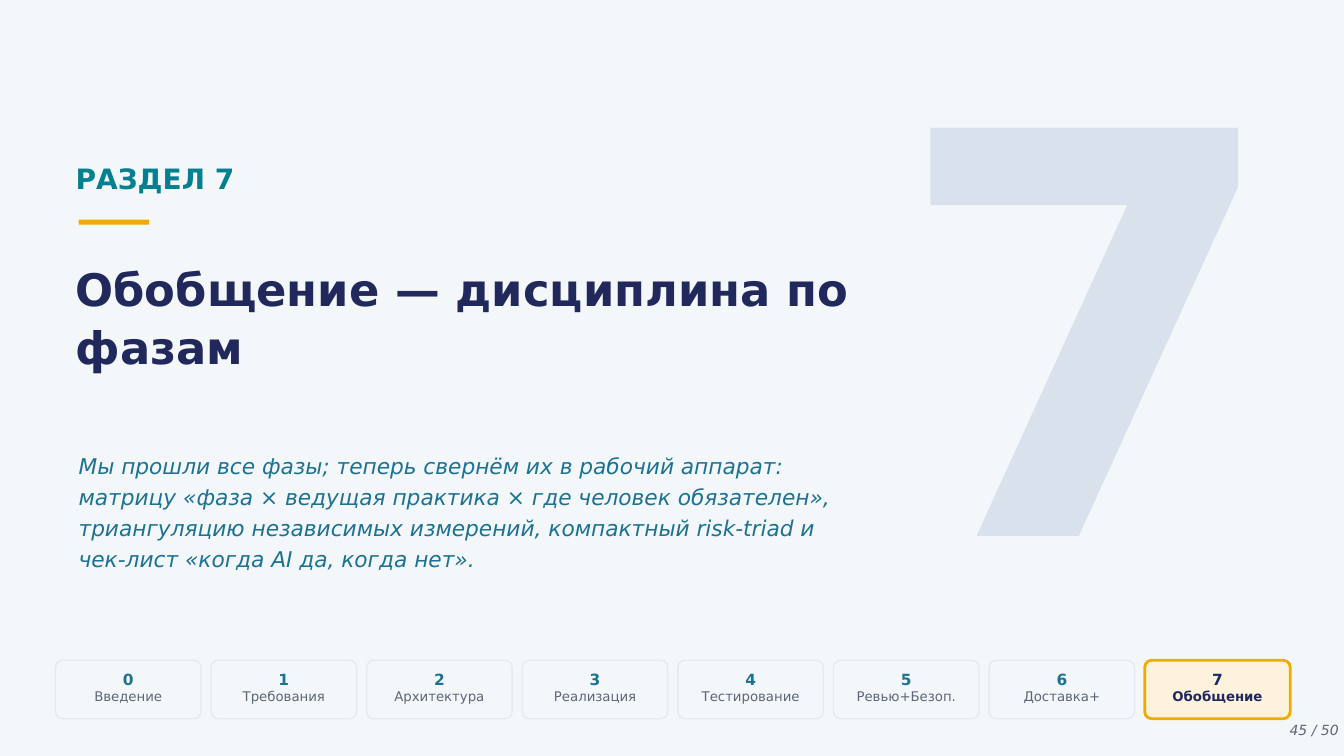
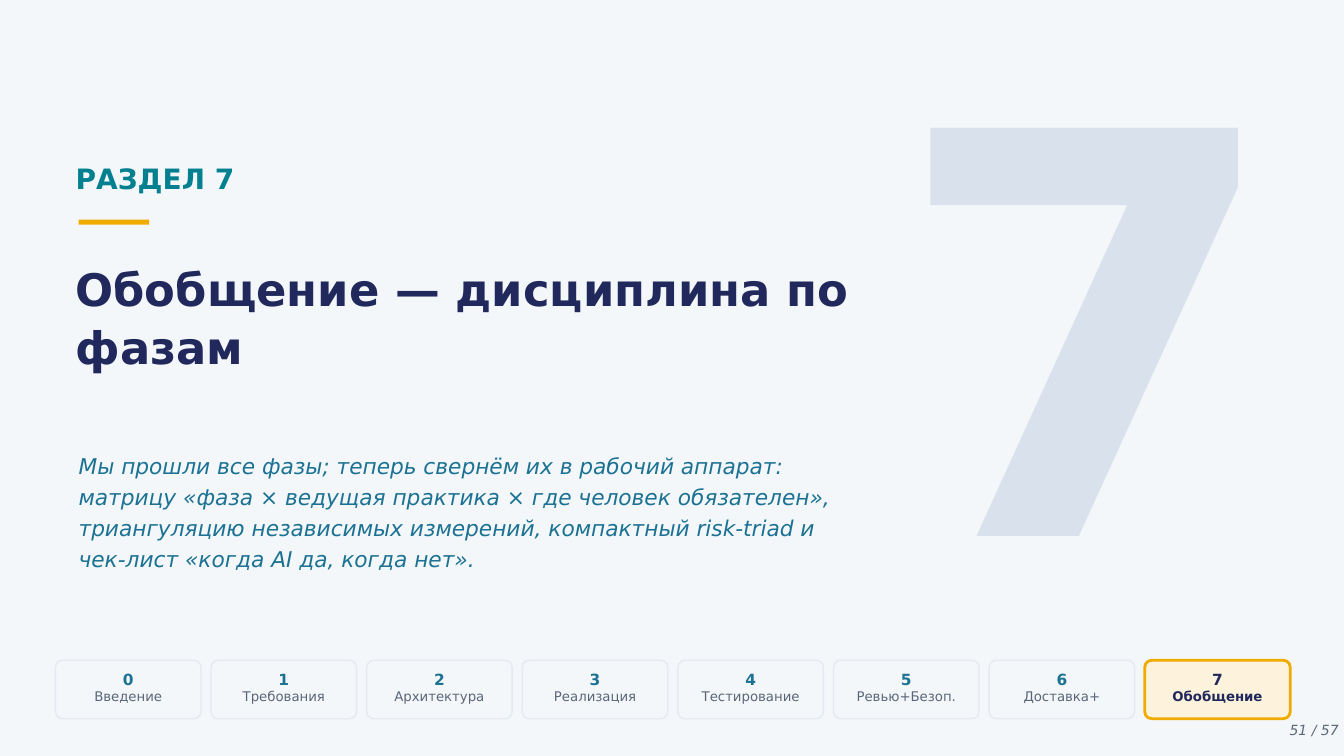
Before and after one commit to tellina-study/AI-usage-lessons, a slide deck: slide 51 of library/lectures/lec-04/rendered/lec-04.pptx (slide 45 before the commit). Drawn at 1344x756 pixels with LibreOffice and Linux fonts; fonts in the diff are those of the drawing. Boxes give left, top, right and bottom in pixels: in the first picture for what was removed or moved away, otherwise in the second. Text is boxed around its words. In the diff, an @@ line names an element or a change of style, - is before the commit and + after.

```diff
--- a/library/lectures/lec-04/rendered/lec-04.pptx
+++ b/library/lectures/lec-04/rendered/lec-04.pptx
@@ text at (1290,725,1339,735): text changed @@
-45 / 50
+51 / 57
```
Also in this commit, not shown: 48 other slides changed, 8 slides added, 1 slide removed, 34 other files.
